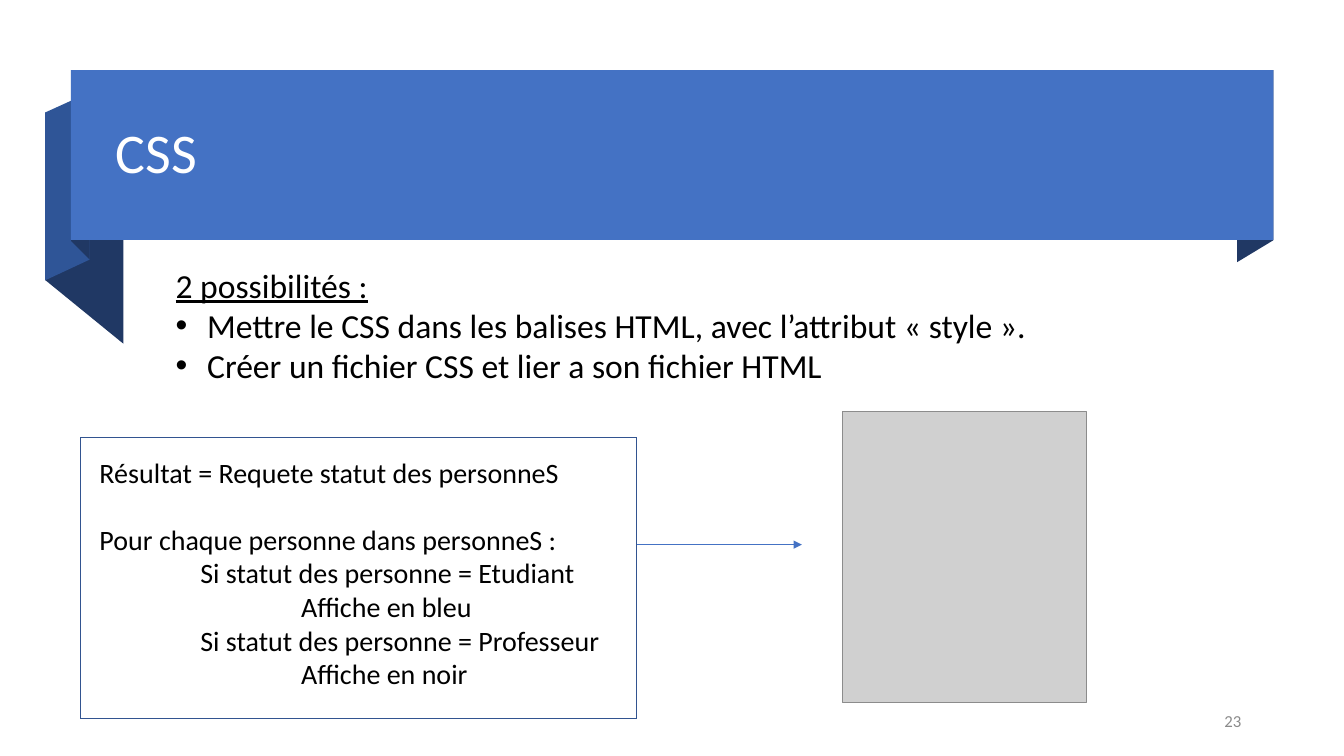
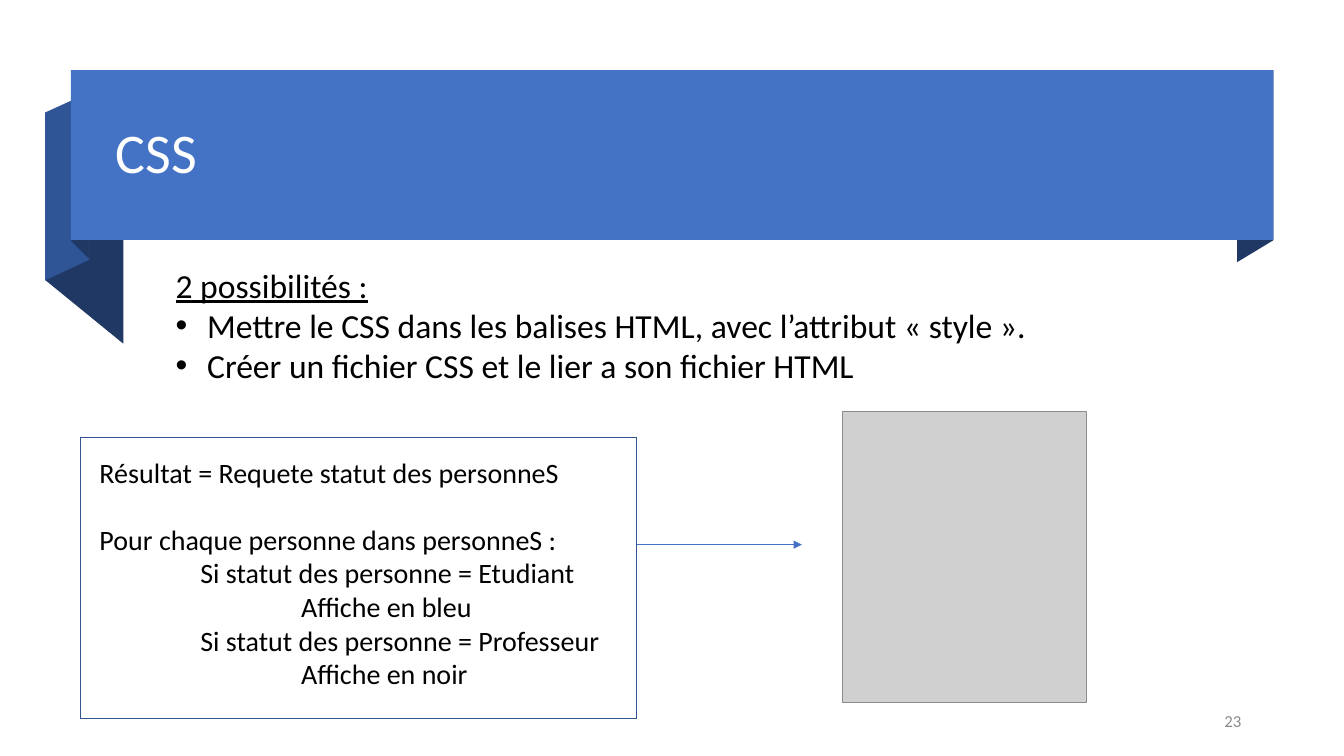
Before and after one commit to DylanMielot/FormationFormateur, a slide deck: slide 23 of Formation de formateur.pptx. Drawn at 1344x756 pixels with LibreOffice and Linux fonts; fonts in the diff are those of the drawing; grey boxes stand for pictures. Boxes give left, top, right and bottom in pixels: in the first picture for what was removed or moved away, otherwise in the second. Text is boxed around its words. In the diff, an @@ line names an element or a change of style, - is before the commit and + after.

```diff
--- a/Formation de formateur.pptx
+++ b/Formation de formateur.pptx
@@ text at (x1=207, y1=354, x2=853, y2=379): text changed @@
-• Créer un fichier CSS et lier a son fichier HTML
+• Créer un fichier CSS et le lier a son fichier HTML
```
Also in this commit, not shown: 6 other slides changed.
